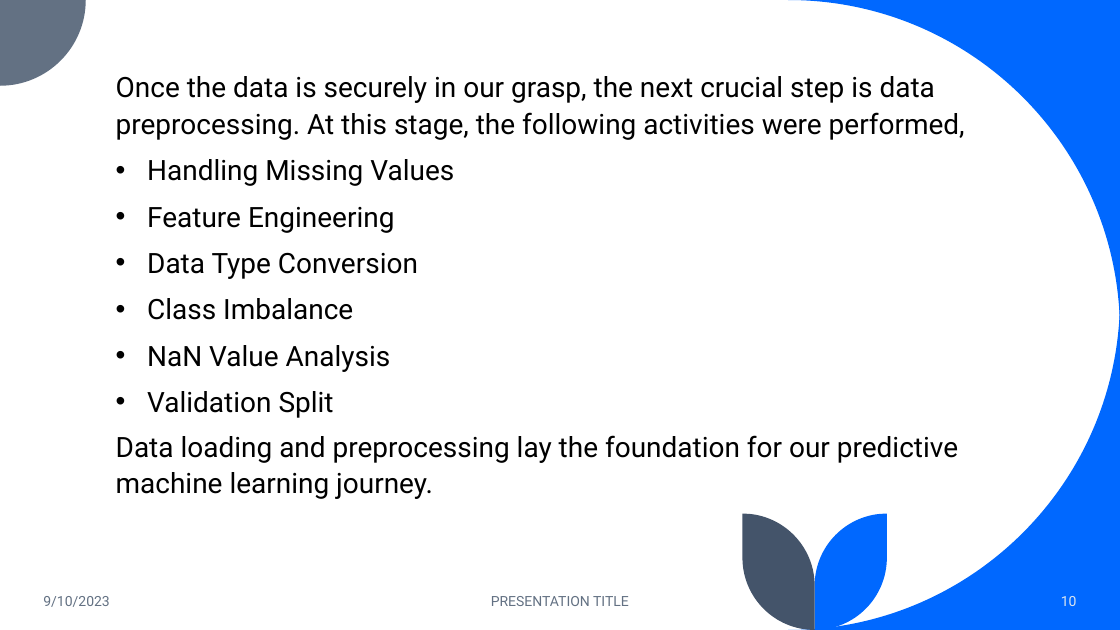
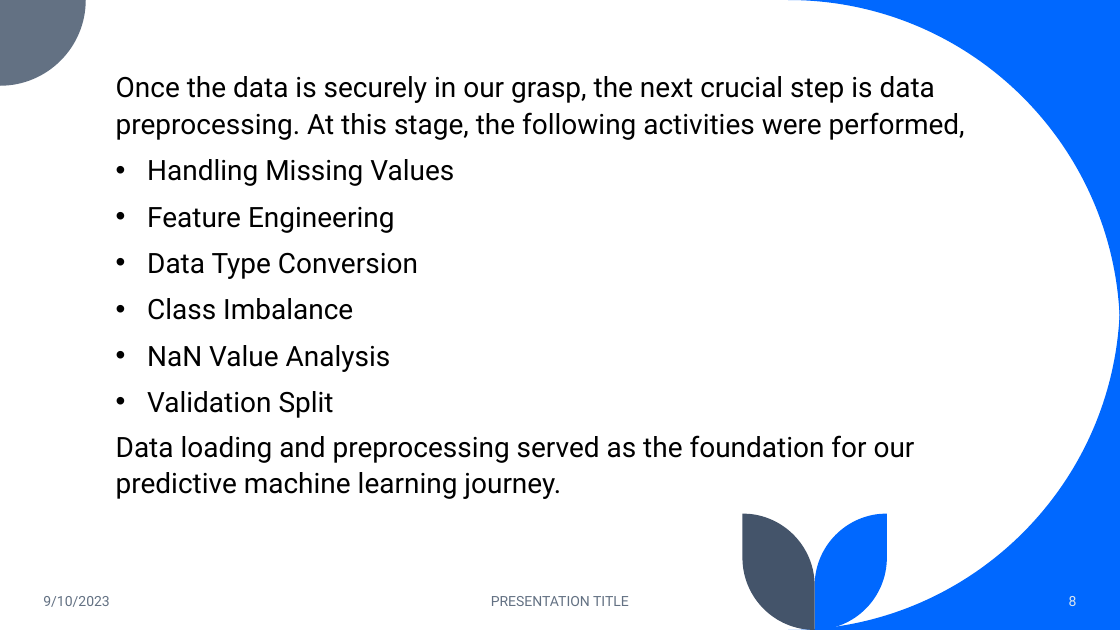
Before and after one commit to kwabenaboateng/AZUBI-CAPSTONE-PROJECT, a slide deck: slide 8 of Income Prediction Challenge for Azubian - PPT.pptx (slide 10 before the commit). Drawn at 1120x630 pixels with LibreOffice and Linux fonts; fonts in the diff are those of the drawing. Boxes give left, top, right and bottom in pixels: in the first picture for what was removed or moved away, otherwise in the second. Text is boxed around its words. In the diff, an @@ line names an element or a change of style, - is before the commit and + after.

```diff
--- a/Income Prediction Challenge for Azubian - PPT.pptx
+++ b/Income Prediction Challenge for Azubian - PPT.pptx
@@ text at [116, 435, 915, 499]: text changed @@
-Data loading and preprocessing lay the foundation for our predictive machine learning journey.
+Data loading and preprocessing served as the foundation for our predictive machine learning journey.
@@ page number at [1069, 596, 1077, 606]: text changed @@
-10
+8
```
Also in this commit, not shown: 6 other slides changed, 3 slides added, 11 slides removed, 8 other files.
